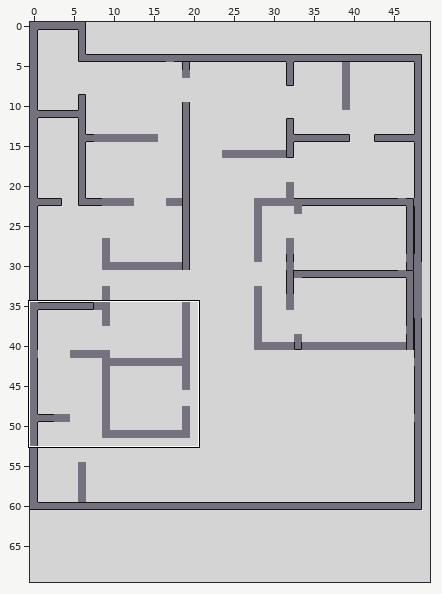
One commit to this Tiled map: assets/data/mapTest.tmx. Above: a wide view before the commit, with the close-up outlined.
Close-up. Before:
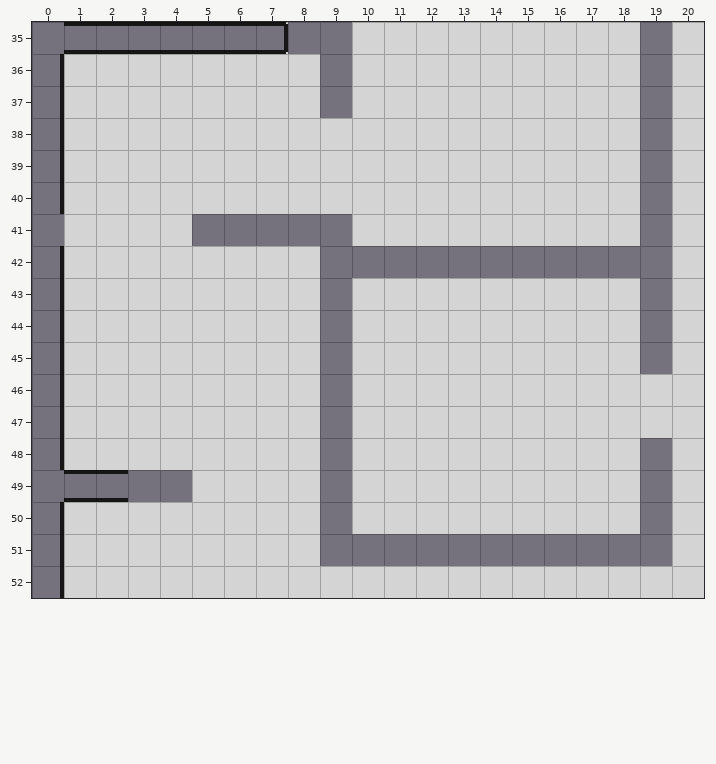
Cells are 32x32 px. Shown: x 0..20, y 35..52. The commit also changed other parts of the map, which this record leaves out.
New version:
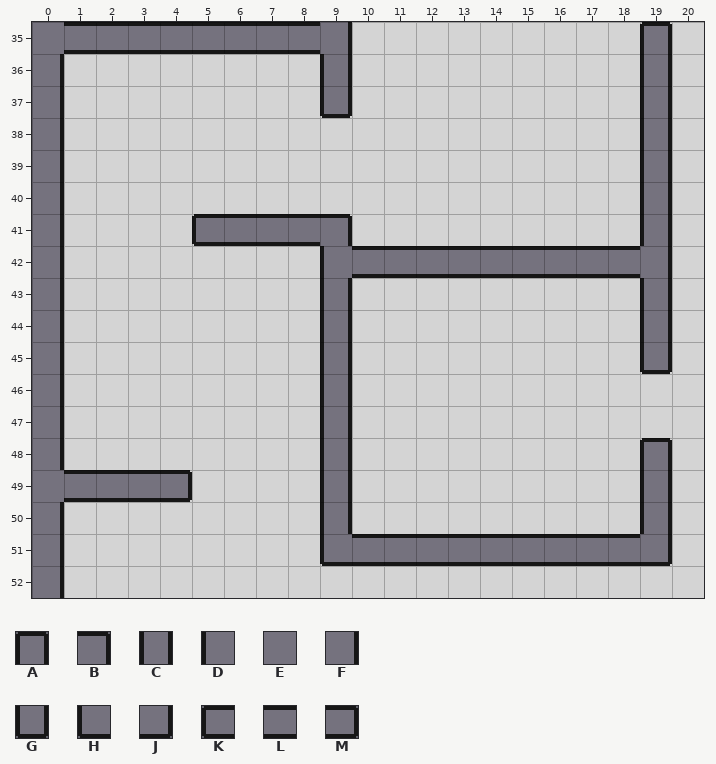
Key: from "goodTiles": A 2, B 5, C 11, D 12, E 13, F 14, G 20, H 21, J 23, K 30, L 31, M 32.
_ is an empty cell.
What changed:
Layer "Foreground":
y 35: x 7..9 MEE -> LLF; x 19 E -> A
y 36: x 9 E -> C; x 19 E -> C
y 37: x 9 E -> G; x 19 E -> C
y 38..40: x 19 E -> C
y 41: x 0 E -> F; x 5..9 EEEEE -> KLLLB; x 19 E -> C
y 42: x 9..19 EEEEEEEEEEE -> DLLLLLLLLLF
y 43..44: x 9 E -> C; x 19 E -> C
y 45: x 9 E -> C; x 19 E -> G
y 46..47: x 9 E -> C
y 48: x 9 E -> C; x 19 E -> A
y 49: x 3..4 EE -> LM; x 9 E -> C; x 19 E -> C
y 50: x 9 E -> C; x 19 E -> C
y 51: x 9..19 EEEEEEEEEEE -> HLLLLLLLLLJ
Where, in picture pixels (left, top, right, bottom), the same in both close-ups:
changed: (192, 22, 672, 566)
changed: (60, 214, 64, 246)
changed: (128, 470, 192, 502)
